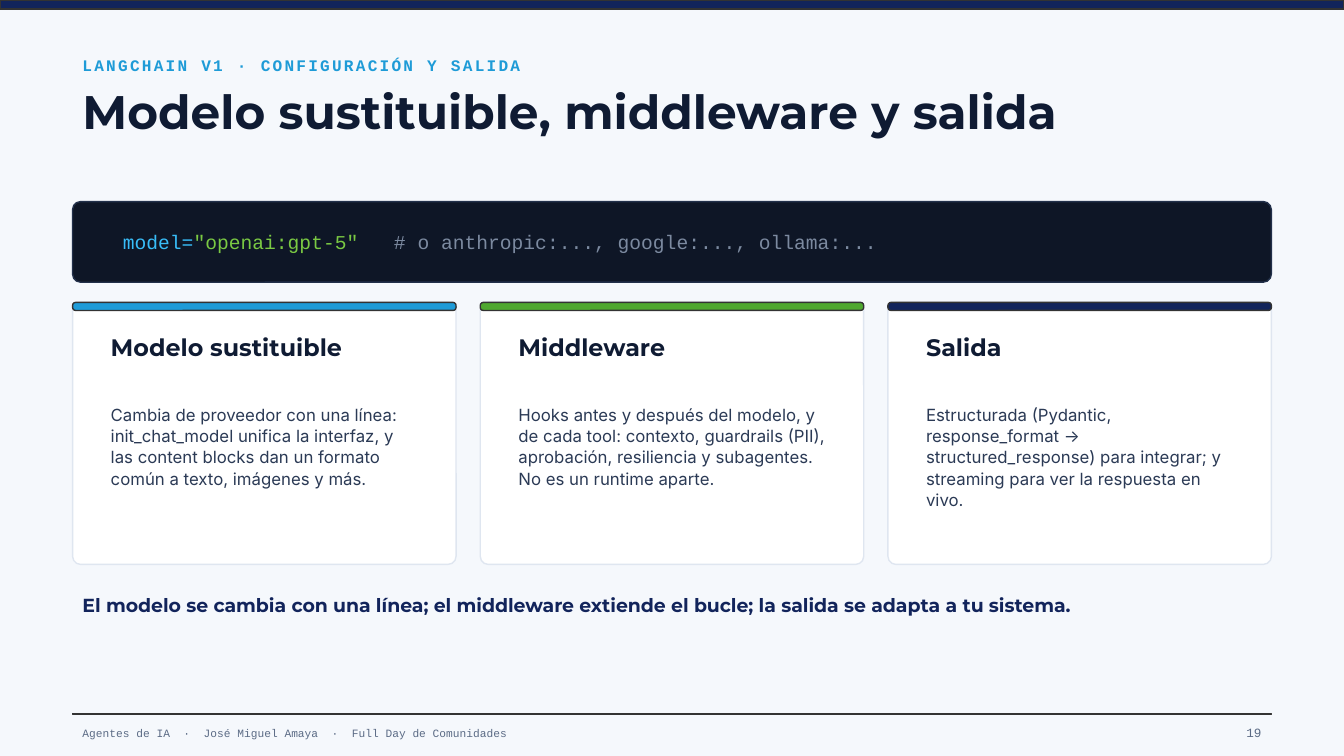
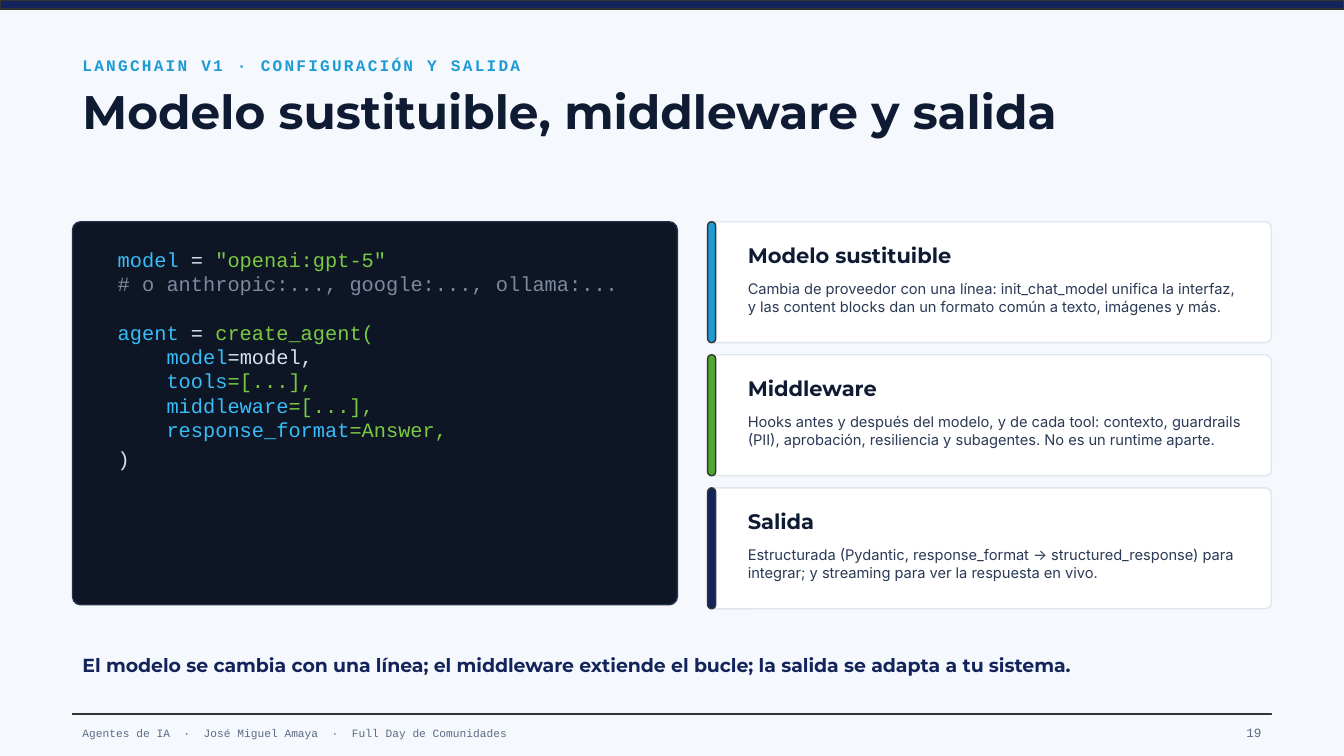
Before and after one commit to joseamaya/joseamaya.github.com, a slide deck: slide 19 of agentes-de-ia/agentes-intro.pptx. Drawn at 1344x756 pixels with LibreOffice and Linux fonts; fonts in the diff are those of the drawing. Boxes give left, top, right and bottom in pixels: in the first picture for what was removed or moved away, otherwise in the second. Text is boxed around its words. In the diff, an @@ line names an element or a change of style, - is before the commit and + after.

Commit message:
Slide 19: larger multi-line code in a column

```diff
--- a/agentes-de-ia/agentes-intro.pptx
+++ b/agentes-de-ia/agentes-intro.pptx
@@ rounded rectangle resized from (x1=73, y1=202, x2=1271, y2=282) to (x1=73, y1=222, x2=678, y2=605) @@
@@ rounded rectangle resized from (x1=73, y1=302, x2=456, y2=565) to (x1=708, y1=222, x2=1271, y2=343) @@
@@ rounded rectangle resized from (x1=73, y1=302, x2=456, y2=311) to (x1=708, y1=222, x2=716, y2=343) @@
@@ text "Modelo sustituible" moved from (x1=111, y1=337, x2=342, y2=356) to (x1=748, y1=246, x2=951, y2=263) @@
@@ text "model = "openai:gpt-5" # o ..." at (x1=118, y1=252, x2=618, y2=442): vertical alignment middle to top @@
@@ text at (x1=118, y1=252, x2=618, y2=442): text changed; size 14 to 14.5 pt; text colour #7C8AA0 to #7AC943 @@
-model="openai:gpt-5" # o anthropic:..., google:..., ollama:...
+model = "openai:gpt-5"
+# o anthropic:..., google:..., ollama:...
+agent = create_agent(
+model=model,
+tools=[...],
+middleware=[...],
+response_format=Answer,
+)
@@ size 12 to 10.5 pt; line spacing 1.06 to 1.02 in 3 elements at (x1=748, y1=548, x2=1234, y2=581), (x1=748, y1=416, x2=1240, y2=448), (x1=748, y1=283, x2=1235, y2=315) @@
@@ text "Cambia de proveedor con una ..." moved from (x1=111, y1=408, x2=397, y2=489) to (x1=748, y1=283, x2=1235, y2=315) @@
@@ rounded rectangle resized from (x1=480, y1=302, x2=863, y2=565) to (x1=708, y1=355, x2=1271, y2=476) @@
@@ rounded rectangle resized from (x1=480, y1=302, x2=863, y2=311) to (x1=708, y1=355, x2=716, y2=476) @@
@@ text "Middleware" moved from (x1=518, y1=337, x2=665, y2=356) to (x1=748, y1=379, x2=877, y2=396) @@
@@ text "Hooks antes y después del ..." moved from (x1=518, y1=408, x2=825, y2=489) to (x1=748, y1=416, x2=1240, y2=448) @@
@@ rounded rectangle resized from (x1=888, y1=302, x2=1271, y2=565) to (x1=708, y1=488, x2=1271, y2=609) @@
@@ proportions changed in 7 elements at (x1=708, y1=488, x2=1271, y2=609), (x1=708, y1=355, x2=1271, y2=476), (x1=708, y1=222, x2=1271, y2=343), (x1=73, y1=222, x2=678, y2=605), (x1=708, y1=355, x2=716, y2=476), (x1=708, y1=222, x2=716, y2=343), (x1=708, y1=488, x2=716, y2=609) @@
@@ rounded rectangle resized from (x1=888, y1=302, x2=1271, y2=311) to (x1=708, y1=488, x2=716, y2=609) @@
@@ size 17 to 15 pt; vertical alignment top to middle in 3 elements at (x1=748, y1=379, x2=877, y2=396), (x1=748, y1=246, x2=951, y2=263), (x1=748, y1=512, x2=814, y2=530) @@
@@ text "Salida" moved from (x1=926, y1=337, x2=1001, y2=357) to (x1=748, y1=512, x2=814, y2=530) @@
@@ text "Estructurada (Pydantic, response_format → structured_respons ..." moved from (x1=926, y1=407, x2=1221, y2=506) to (x1=748, y1=548, x2=1234, y2=581) @@
@@ text "El modelo se cambia con ..." moved from (x1=82, y1=597, x2=1071, y2=616) to (x1=82, y1=657, x2=1071, y2=676) @@
```
Also in this commit, not shown: 1 other file.
